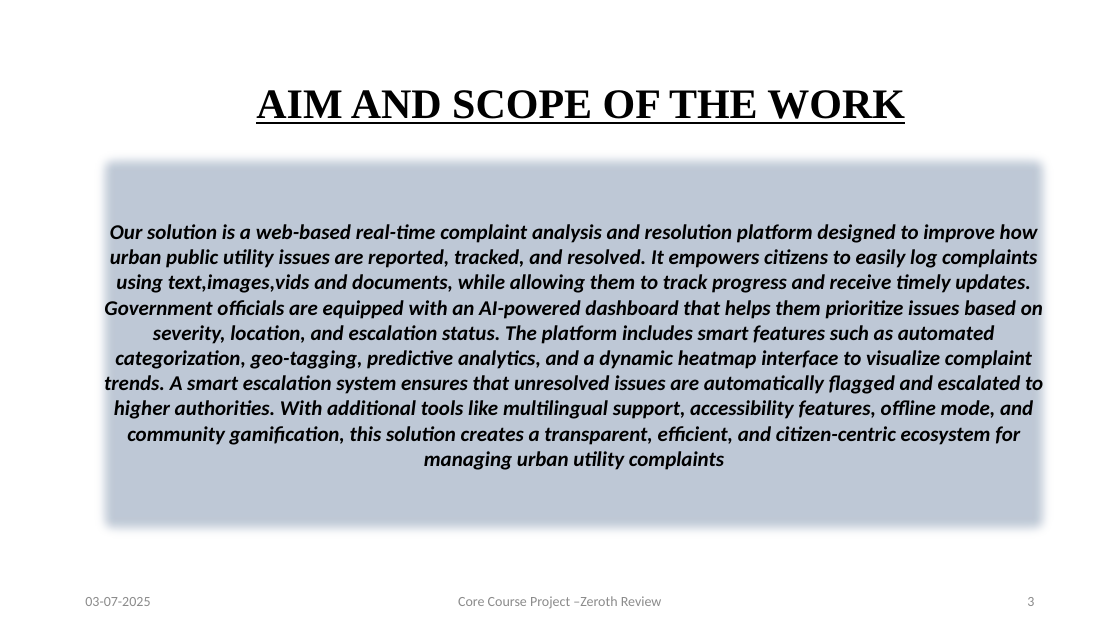
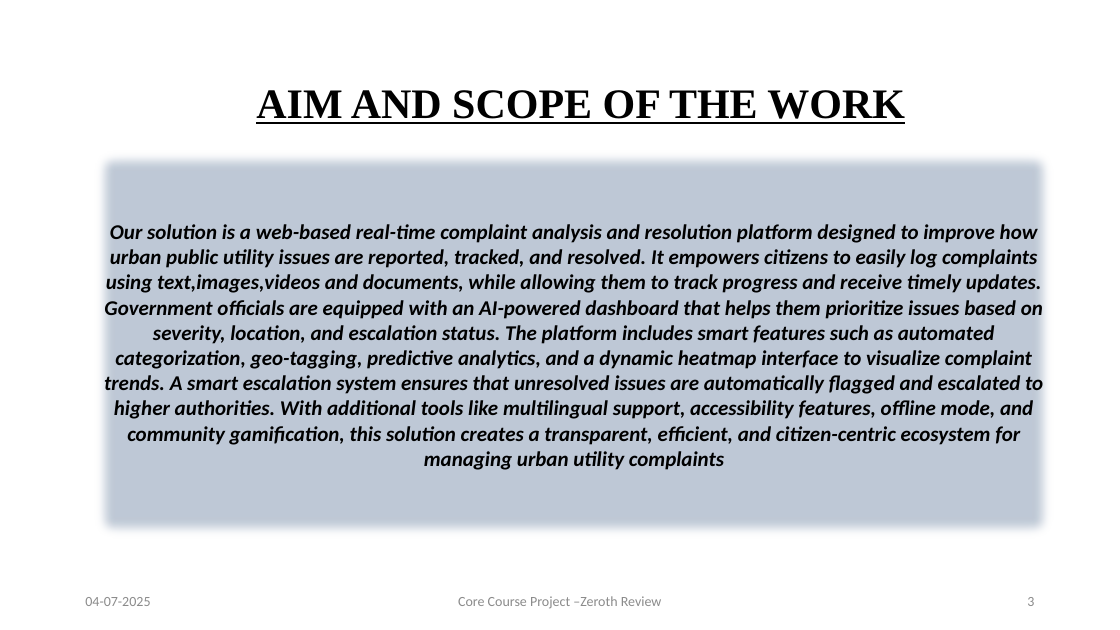
Before and after one commit to amoghvj/project-ppts, a slide deck: slide 3 of CCP.pptx. Drawn at 1120x630 pixels with LibreOffice and Linux fonts; fonts in the diff are those of the drawing; background and template pictures are left out. Boxes give left, top, right and bottom in pixels: in the first picture for what was removed or moved away, otherwise in the second. Text is boxed around its words. In the diff, an @@ line names an element or a change of style, - is before the commit and + after.

Commit message:
changes

```diff
--- a/CCP.pptx
+++ b/CCP.pptx
@@ text in rectangle at [104, 224, 1043, 470]: text changed @@
-Our solution is a web-based real-time complaint analysis and resolution platform designed to improve how urban public utility issues are reported, tracked, and resolved. It empowers citizens to easily log complaints using text,images,vids and documents, while allowing them to track progress and receive timely updates. Government officials are equipped with an AI-powered dashboard that helps them prioritize issues based on severity, location, and escalation status. The platform includes smart features such as automated categorization, geo-tagging, predictive analytics, and a dynamic heatmap interface to visualize complaint trends. A smart escalation system ensures that unresolved issues are automatically flagged and escalated to higher authorities. With additional tools like multilingual support, accessibility features, offline mode, and community gamification, this solution creates a transparent, efficient, and citizen-centric ecosystem for managing urban utility complaints
+Our solution is a web-based real-time complaint analysis and resolution platform designed to improve how urban public utility issues are reported, tracked, and resolved. It empowers citizens to easily log complaints using text,images,videos and documents, while allowing them to track progress and receive timely updates. Government officials are equipped with an AI-powered dashboard that helps them prioritize issues based on severity, location, and escalation status. The platform includes smart features such as automated categorization, geo-tagging, predictive analytics, and a dynamic heatmap interface to visualize complaint trends. A smart escalation system ensures that unresolved issues are automatically flagged and escalated to higher authorities. With additional tools like multilingual support, accessibility features, offline mode, and community gamification, this solution creates a transparent, efficient, and citizen-centric ecosystem for managing urban utility complaints
@@ text at [85, 597, 150, 606]: text changed @@
-03-07-2025
+04-07-2025
```
Also in this commit, not shown: 7 other slides changed, 1 slide added.
